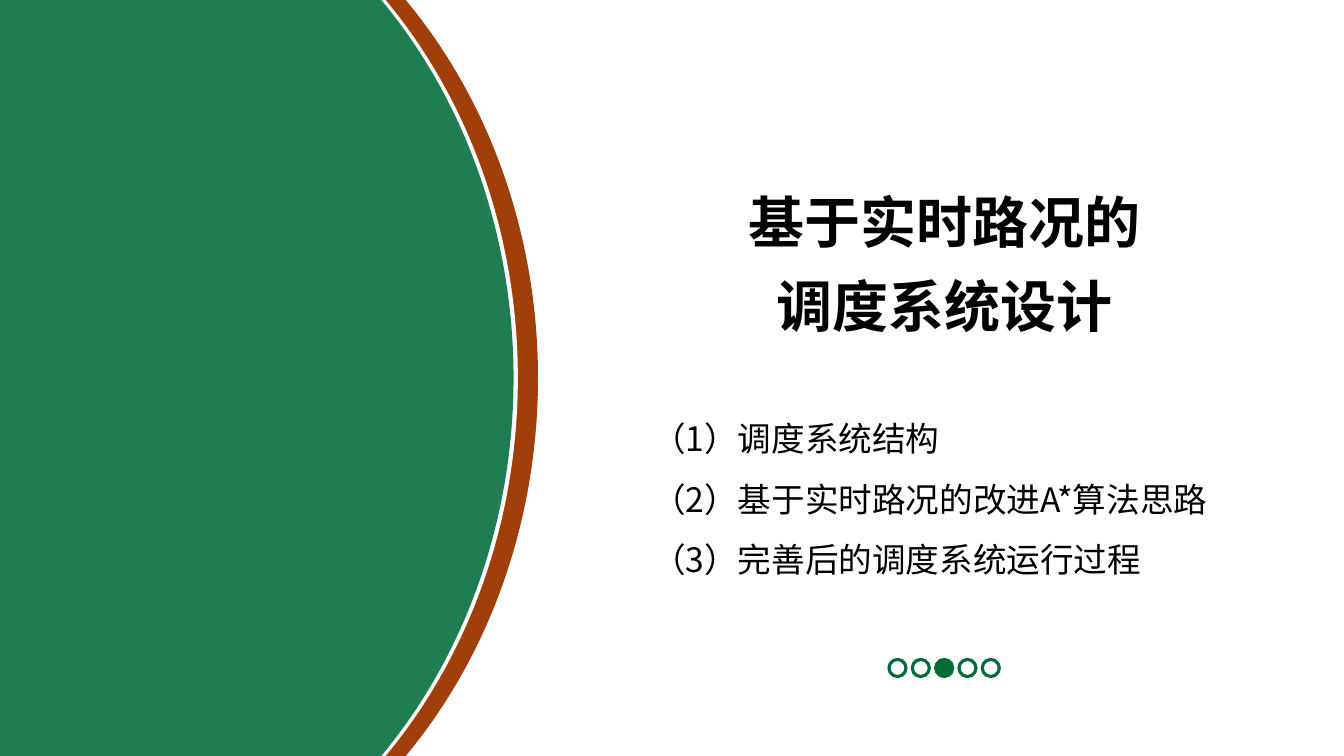
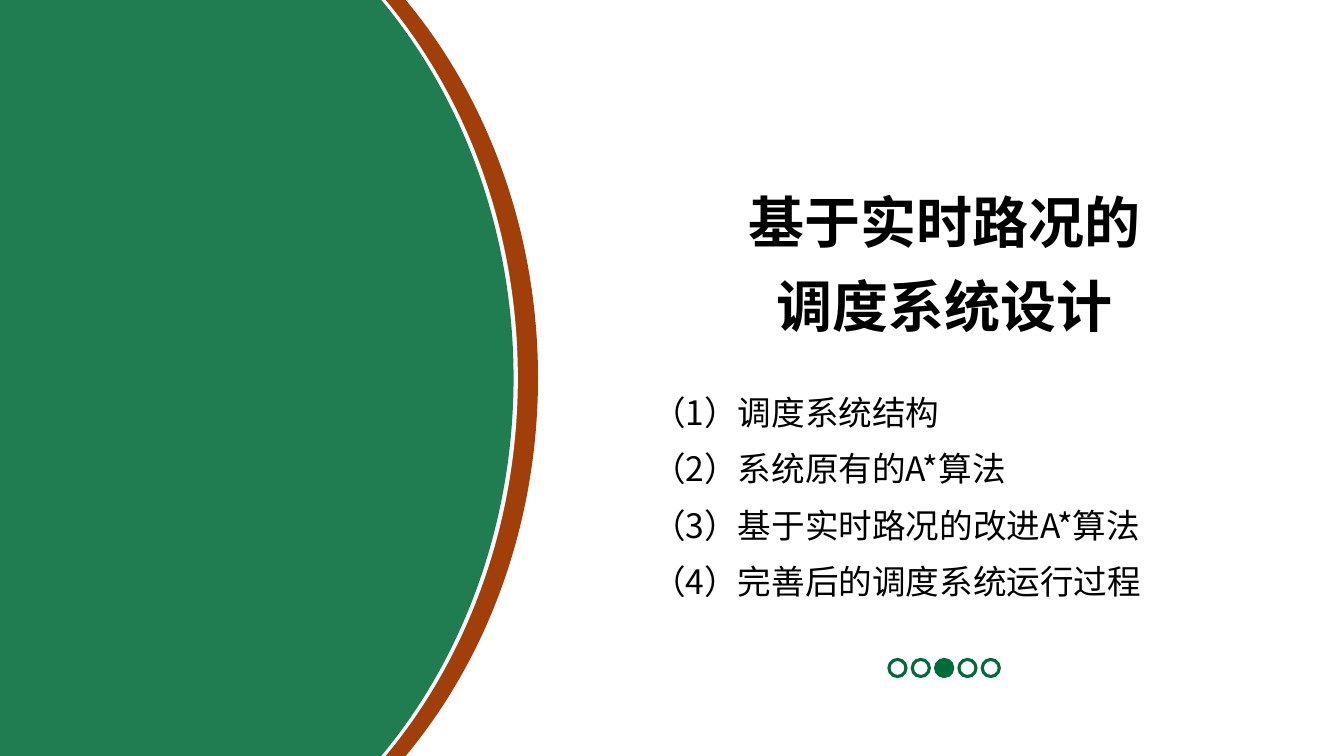
Before and after one commit to LancerEnk/GraduationDesign, a slide deck: slide 11 of doc/汇报ppt.pptx. Drawn at 1344x756 pixels with LibreOffice and Linux fonts; fonts in the diff are those of the drawing; background and template pictures are left out. Boxes give left, top, right and bottom in pixels: in the first picture for what was removed or moved away, otherwise in the second. Text is boxed around its words. In the diff, an @@ line names an element or a change of style, - is before the commit and + after.

```diff
--- a/doc/汇报ppt.pptx
+++ b/doc/汇报ppt.pptx
@@ text at (652,396,939,428): line spacing 1.5 to 1.4 @@
@@ text at (652,452,1141,597): text changed @@
-（2）基于实时路况的改进A*算法思路
-（3）完善后的调度系统运行过程
+（2）系统原有的A*算法
+（3）基于实时路况的改进A*算法
+（4）完善后的调度系统运行过程
```
Also in this commit, not shown: 9 other slides changed, 3 slides added, 1 slide removed.
